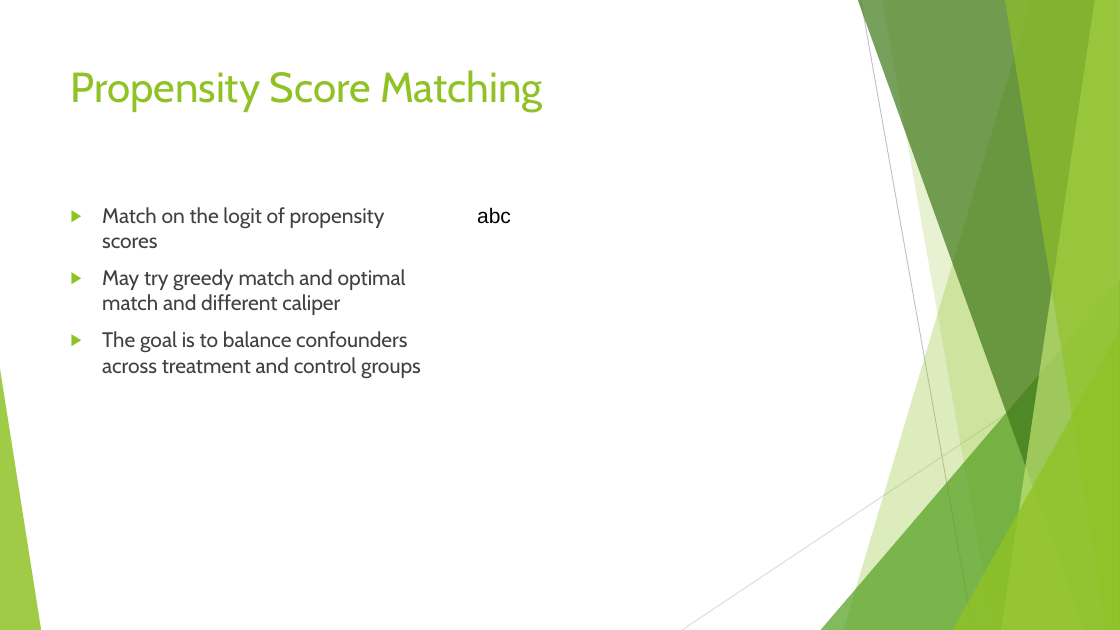
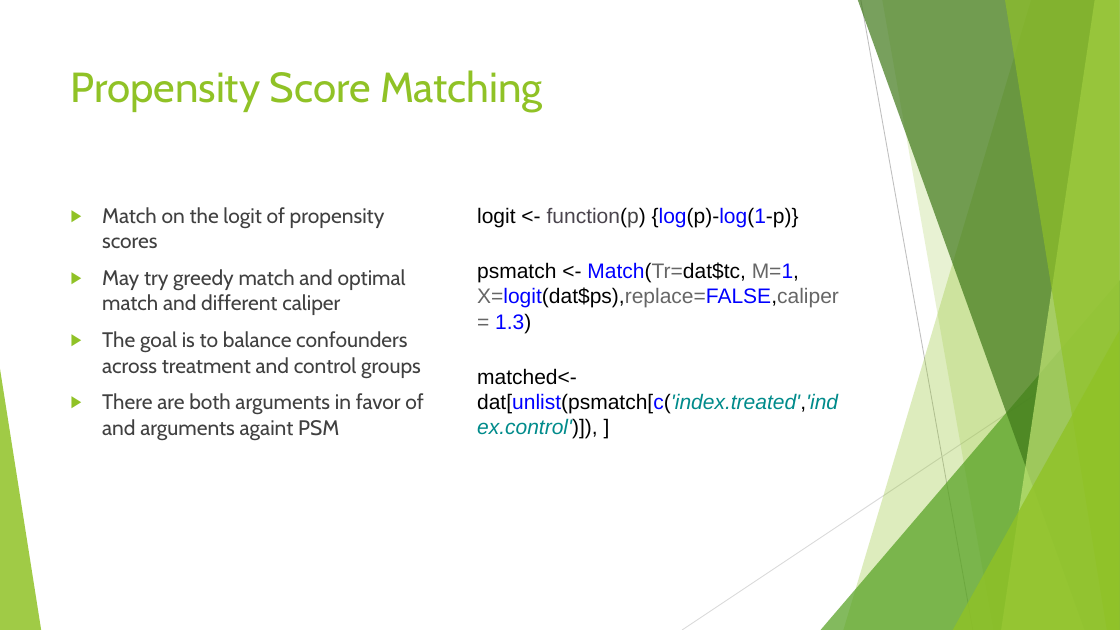
Before and after one commit to anhualin/MyLearning, a slide deck: slide 21 of FDA2018/FDA_Presentation.pptx (slide 22 before the commit). Drawn at 1120x630 pixels with LibreOffice and Linux fonts; fonts in the diff are those of the drawing. Boxes give left, top, right and bottom in pixels: in the first picture for what was removed or moved away, otherwise in the second. Text is boxed around its words. In the diff, an @@ line names an element or a change of style, - is before the commit and + after.

```diff
--- a/FDA2018/FDA_Presentation.pptx
+++ b/FDA2018/FDA_Presentation.pptx
@@ text at [477,207,839,439]: text changed @@
-abc
+logit <- function(p) {log(p)-log(1-p)}
+psmatch <- Match(Tr=dat$tc, M=1, X=logit(dat$ps),replace=FALSE,caliper= 1.3)
+matched<-dat[unlist(psmatch[c('index.treated','index.control')]), ]
@@ text at [102,393,423,440]: paragraph added @@
+▶ There are both arguments in favor of and arguments againt PSM
```
Also in this commit, not shown: 18 other slides changed, 13 slides added, 1 slide removed, 6 other files.
